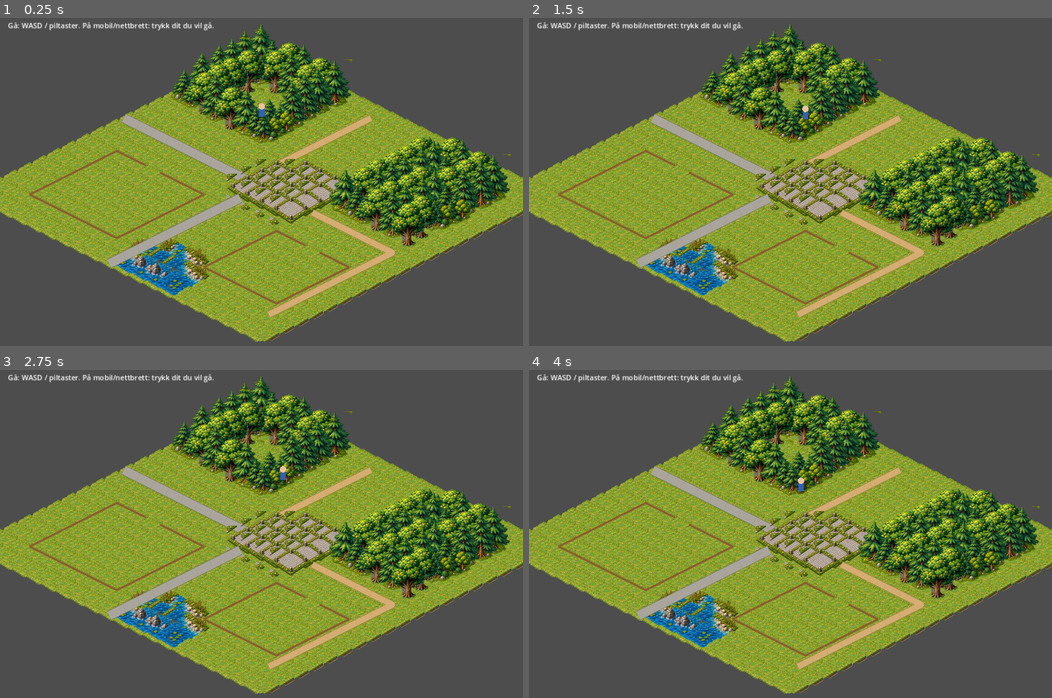
Above: before the commit, frames 1-4 (two rows, left to right).
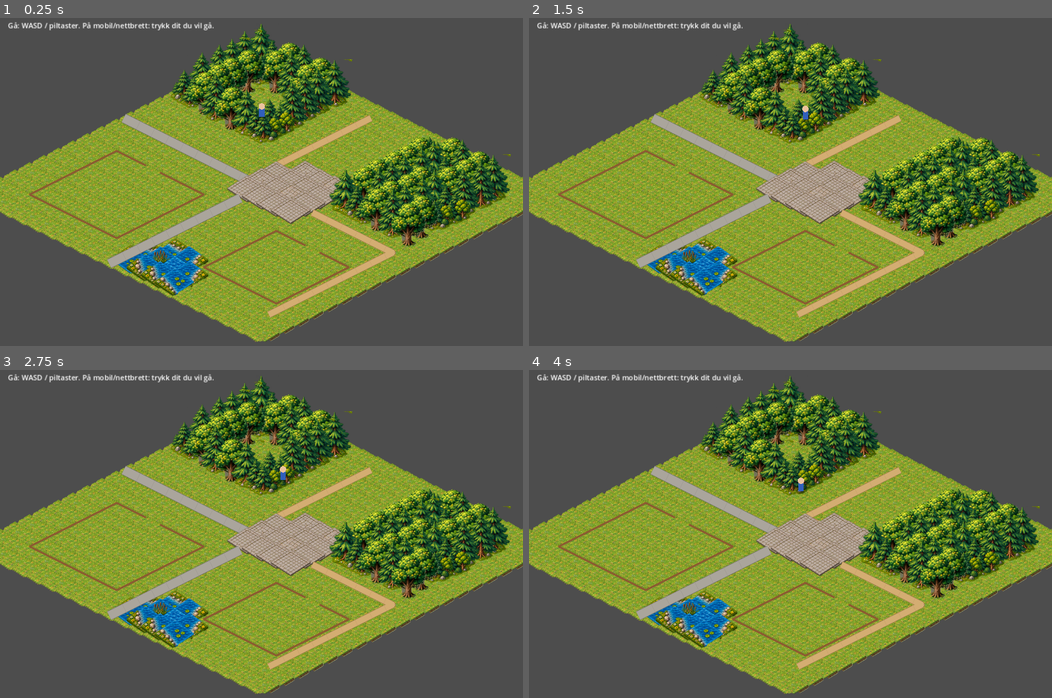
Above: after the commit, the same moments.

Repository: hkolberg/lille-gaardsliv
Game: Godot game, scene res://main.tscn
The game is run twice, just before and just after one commit, with the same random seed, the same clock (stepped at 60 frames per second) and the same inputs.
Inputs (mouse positions are in pixels of both pictures, inside the frame that each line leads up to):
- Up to frame 1 (0.25 s): no input
- Up to frame 2 (1.5 s): tap Enter at 0.5 s; move the mouse to (905, 175) at 0.52 s; hold D (move_right) 0.53-1.25 s; click (905, 175) at 0.67 s; drag from (685, 208) to (764, 260) at 1.27 s
- Up to frame 3 (2.75 s): move the mouse to (313, 468) at 2.02 s; hold D (move_right) from 2.03 s (still down)
- Up to frame 4 (4 s): release D (move_right) at 2.75 s; drag from (764, 612) to (633, 491) at 2.77 s; move the mouse to (947, 596) at 3.52 s; hold A (move_left) from 3.53 s (still down)

The runs differ from the first frame. In frame 1, 3.8% of the frame differs, in the area x 22-66%, y 42-85%; in frame 2, 3.8%; in frame 3, 3.8%; in frame 4, 3.8%.

Commit message:
Integrate Gårdsspillet v4 plaza and water assets

Diff:
--- a/godot/main.gd
+++ b/godot/main.gd
@@ -11,6 +11,7 @@
 const ASSET_ROOT_V1 := "res://gaardsliv_assets_v1/"
 const ASSET_ROOT_V2 := "res://gaardsliv_assets_v2/"
 const ASSET_ROOT_V3 := "res://gaardsliv_assets_v3/"
+const ASSET_ROOT_V4 := "res://gaardsliv_assets_v4/"
 const TILE_TEXTURE_ORIGIN := Vector2(48.0, 52.0)
 const PROP_TEXTURE_ORIGIN := Vector2(48.0, 108.0)
 
@@ -67,24 +68,41 @@
 		"grass": load(ASSET_ROOT_V1 + "terrain/terrain_grass.png"),
 		"tree_oak": load(ASSET_ROOT_V1 + "props/tree_oak.png"),
 
-		# v3 visual replacement assets.
+		# v3 remains the source for forest visuals.
 		"tree_pine": load(ASSET_ROOT_V3 + "props/tree_pine.png"),
 		"tree_pine_large_a": load(ASSET_ROOT_V3 + "props/tree_pine_large_a.png"),
 		"tree_pine_medium_a": load(ASSET_ROOT_V3 + "props/tree_pine_medium_a.png"),
 		"tree_pine_small_a": load(ASSET_ROOT_V3 + "props/tree_pine_small_a.png"),
 		"forest_cluster_a": load(ASSET_ROOT_V3 + "props/forest_cluster_a.png"),
 		"forest_cluster_b": load(ASSET_ROOT_V3 + "props/forest_cluster_b.png"),
-		"plaza_cobble_v3": load(ASSET_ROOT_V3 + "plazas/plaza_cobble.png"),
-		"water_center_v3": load(ASSET_ROOT_V3 + "water/water_center.png"),
-		"water_reeds_n_v3": load(ASSET_ROOT_V3 + "water/water_reeds_n.png"),
-		"water_reeds_w_v3": load(ASSET_ROOT_V3 + "water/water_reeds_w.png"),
-		"water_shore_ne_v3": load(ASSET_ROOT_V3 + "water/water_shore_ne.png"),
-		"water_shore_sw_v3": load(ASSET_ROOT_V3 + "water/water_shore_sw.png"),
-		"water_rock_v3": load(ASSET_ROOT_V3 + "water/water_rock.png"),
-		"water_rock_reeds_v3": load(ASSET_ROOT_V3 + "water/water_rock_reeds.png")
+
+		# v4 plaza bases: intentionally no edge/corner decorations yet.
+		"plaza_base_v4": load(ASSET_ROOT_V4 + "plazas/plaza_base.png"),
+		"plaza_variant_01_v4": load(ASSET_ROOT_V4 + "plazas/plaza_variant_01.png"),
+		"plaza_variant_02_v4": load(ASSET_ROOT_V4 + "plazas/plaza_variant_02.png"),
+
+		# v4 open-water bases.
+		"water_plain_v4": load(ASSET_ROOT_V4 + "water/base/water_center_plain.png"),
+		"water_center_v4": load(ASSET_ROOT_V4 + "water/base/water_center.png"),
+		"water_rocks_v4": load(ASSET_ROOT_V4 + "water/base/water_center_rocks.png"),
+		"water_reeds_v4": load(ASSET_ROOT_V4 + "water/base/water_center_reeds.png")
 	}
 
-	# Keep v2 textures loaded only as emergency fallback during v3 validation.
+	for suffix in ["n", "e", "s", "w", "ne", "nw", "se", "sw"]:
+		var prefix := "water_edge_" if suffix.length() == 1 else "water_corner_"
+		asset_textures["water_shore_%s_v4" % suffix] = load(
+			ASSET_ROOT_V4 + "water/shores/%s%s.png" % [prefix, suffix]
+		)
+
+	for suffix in ["ne", "nw", "se", "sw"]:
+		asset_textures["water_inner_%s_v4" % suffix] = load(
+			ASSET_ROOT_V4 + "water/shores/water_inner_%s.png" % suffix
+		)
+
+	asset_textures["water_edge_n_rocks_v4"] = load(ASSET_ROOT_V4 + "water/shores/water_edge_n_rocks.png")
+	asset_textures["water_edge_e_reeds_v4"] = load(ASSET_ROOT_V4 + "water/shores/water_edge_e_reeds.png")
+
+	# Keep v2 road textures available as emergency fallback while roads remain geometric.
 	for prefix in ["cobble", "gravel"]:
 		var folder := "cobblestone" if prefix == "cobble" else "gravel"
 		for suffix in ["ns", "ew", "ne", "nw", "se", "sw", "t_n", "t_e", "t_s", "t_w", "cross"]:
@@ -451,26 +469,39 @@
 	return x >= 0 and y >= 0 and x < GRID_W and y < GRID_H and tiles[y][x].category == "water"
 
 func _water_texture_key(x: int, y: int) -> String:
-	var north_land := not _is_water(x, y - 1)
-	var east_land := not _is_water(x + 1, y)
-	var south_land := not _is_water(x, y + 1)
-	var west_land := not _is_water(x - 1, y)
-
-	# v3 currently contains a selected set of shoreline illustrations.
-	# Use the closest matching visual variant and fall back to centre water.
-	if north_land and east_land:
-		return "water_shore_ne_v3"
-	if south_land and west_land:
-		return "water_shore_sw_v3"
-	if north_land:
-		return "water_reeds_n_v3"
-	if west_land:
-		return "water_reeds_w_v3"
-	if east_land and south_land:
-		return "water_rock_reeds_v3"
-	if east_land or south_land:
-		return "water_rock_v3"
-	return "water_center_v3"
+	# Land-neighbour mask in game-grid directions.
+	var land_mask := 0
+	if not _is_water(x, y - 1): land_mask |= Dir.N
+	if not _is_water(x + 1, y): land_mask |= Dir.E
+	if not _is_water(x, y + 1): land_mask |= Dir.S
+	if not _is_water(x - 1, y): land_mask |= Dir.W
+
+	# V4 art labels follow the sprite diamond, which is rotated relative to grid neighbours.
+	var asset_mask := _grid_mask_to_asset_mask(land_mask)
+
+	match asset_mask:
+		Dir.N: return "water_shore_n_v4"
+		Dir.E: return "water_shore_e_v4"
+		Dir.S: return "water_shore_s_v4"
+		Dir.W: return "water_shore_w_v4"
+		Dir.N | Dir.E: return "water_shore_ne_v4"
+		Dir.N | Dir.W: return "water_shore_nw_v4"
+		Dir.S | Dir.E: return "water_shore_se_v4"
+		Dir.S | Dir.W: return "water_shore_sw_v4"
+
+	# Interior water defaults to the new clean tile. A few deterministic cells
+	# get rocks/reeds as visual variation without affecting traversability.
+	if land_mask == 0:
+		var variant := (x * 17 + y * 31) % 12
+		if variant == 0:
+			return "water_rocks_v4"
+		elif variant == 1:
+			return "water_reeds_v4"
+		return "water_plain_v4"
+
+	# Opposite or 3/4-sided land combinations do not yet have a dedicated
+	# single v4 shoreline tile. Plain water is safer than a mismatched collage.
+	return "water_plain_v4"
 
 func _draw_forest_prop(x: int, y: int) -> void:
 	var c := _iso(x, y)
@@ -521,7 +552,15 @@
 	var c := _iso(x, y)
 
 	if tile.surface == "cobblestone_square":
-		_draw_asset(asset_textures.get("plaza_cobble_v3"), c)
+		# Repeat only clean v4 base tiles. Decorative plaza borders stay disabled
+		# until the base surface is visually verified as seamless.
+		var plaza_variant := (x * 5 + y * 7) % 9
+		var plaza_key := "plaza_base_v4"
+		if plaza_variant == 0:
+			plaza_key = "plaza_variant_01_v4"
+		elif plaza_variant == 1:
+			plaza_key = "plaza_variant_02_v4"
+		_draw_asset(asset_textures.get(plaza_key), c)
 		return
 
 	# Keep exact grid geometry until the v3 road crop directions are visually verified.
